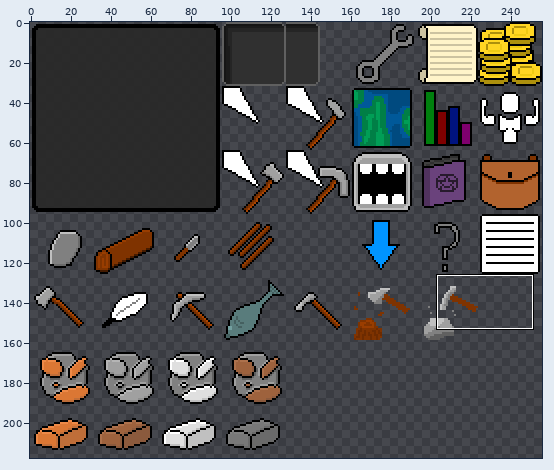
File history of a sprite sheet, Game/assets/textures/uiset.png. Above: a wide view before the commit, with the close-up outlined.
Close-up. The starting point:
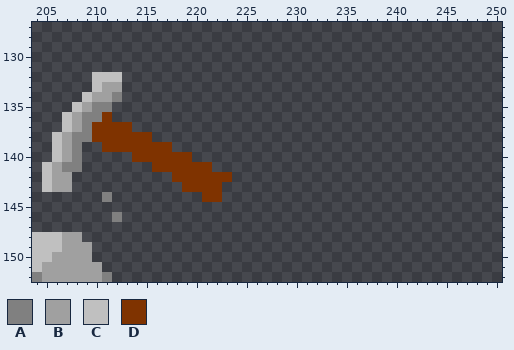
The file is 256x256 pixels. Pixels under 10% opacity are left out. Colours within 5 levels of each other are drawn and written as one. Shown: x 204..250, y 127..152. The wide view leaves out empty margins.
Palette (. is transparent): A #808080  B #a0a0a0  C #c0c0c0  D #7f3300
Pixels before, first column x 204:
132 ......CCC...........
133 ......CBB...........
134 .....CBBA...........
135 ....CBAA............
136 ...CBAAD............
137 ...CBADDDD..........
138 ..CBAADDDDDD........
139 ..CBA..DDDDDDD......
140 ..CBA.....DDDDDD....
141 .CBAA.......DDDDDD..
142 .CBB..........DDDDDD
143 .CBB...........DDDD.
144 .......A.........DD.
145 ....................
146 ........A...........
147 ....................
148 CCCBB...............
149 CCCBBB..............
150 CCBBBB..............
151 CBBBBBB.............
152 ABBBBBBA............
Now the later version:
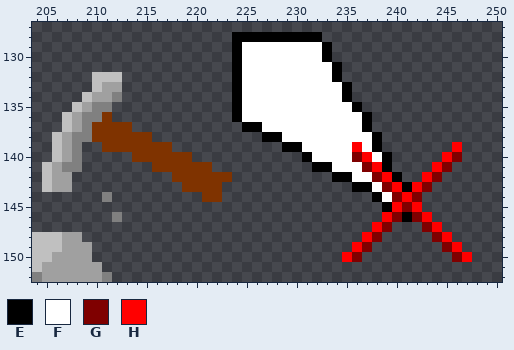
Colours new in this view: E #000000  F #ffffff  G #7f0000  H #ff0000
The exact change:
There is now colour E in row 128 at x 224 to 232; in rows 129 to 130 at x 224 and 233; in rows 131 to 132 at x 224 and 234; in rows 133 to 134 at x 224 and 235; in row 135 at x 224 and 236; in row 136 at x 224 and 237.
There is now colour E in row 137 at x 225 to 226 and 237; in row 138 at x 227 to 228 and 238; in row 139 at x 229 to 230 and 238; in row 140 at x 231 and 239; in row 141 at x 232 to 233 and 239; in row 142 at x 234 to 235 and 240.
There is now colour E in row 143 at x 236 to 237 and 241; in row 144 at x 238; in row 145 at x 239; in row 146 at x 241.
There is now colour F in rows 129 to 130 at x 225 to 232; in rows 131 to 132 at x 225 to 233; in rows 133 to 134 at x 225 to 234; in row 135 at x 225 to 235; in row 136 at x 225 to 236; in row 137 at x 227 to 236.
There is now colour F in row 138 at x 229 to 237; in row 139 at x 231 to 235 and 237; in row 140 at x 232 to 235 and 238; in row 141 at x 234 to 236; in row 142 at x 236 to 237; in row 143 at x 238.
There is now colour F in row 144 at x 239.
There is now colour G in row 140 at x 236 and 246; in row 141 at x 237 and 245; in row 142 at x 238 and 244; in row 143 at x 239 and 243; in row 144 at x 240 and 242; in row 145 at x 241.
There is now colour G in row 146 at x 240 and 242; in row 147 at x 239 and 243; in row 148 at x 238 and 244; in row 149 at x 237 and 245; in row 150 at x 236 and 246.
There is now colour H in row 139 at x 236 and 246; in row 140 at x 237 and 245; in row 141 at x 238 and 244; in row 142 at x 239 and 243; in row 143 at x 240 and 242; in row 144 at x 241.
There is now colour H in row 145 at x 240 and 242; in row 146 at x 239 and 243; in row 147 at x 238 and 244; in row 148 at x 237 and 245; in row 149 at x 236 and 246; in row 150 at x 235 and 247.
Changed places in both close-ups, as pixel boxes (x1, y1, x2, y2):
added: (232, 32, 472, 262)
